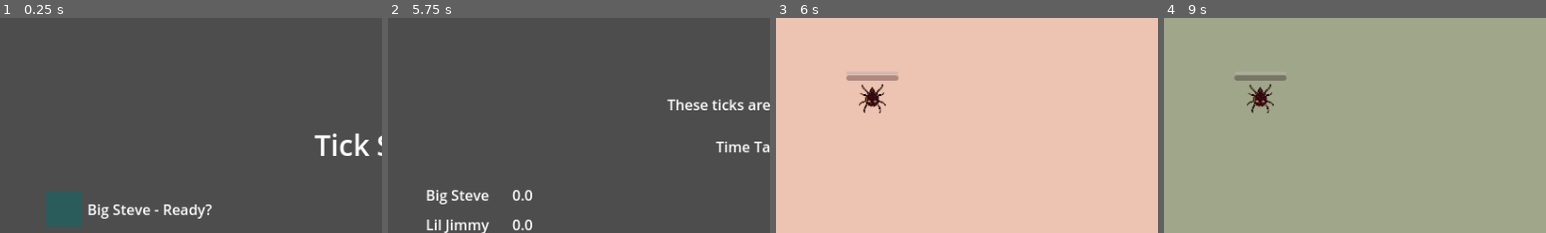
Above: before the commit, frames 1-4 (left to right).
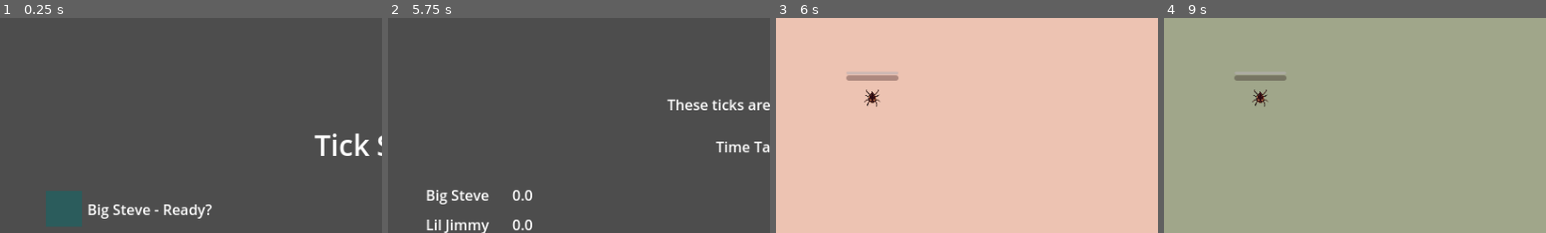
Above: after the commit, the same moments.

Repository: Topech/tick-souls
Game: Godot game, scene res://main_scene.tscn
Same seed, same stepped clock (60 frames per second), same inputs: the game is played once before the commit and once after it.
Inputs:
- Up to frame 1 (0.25 s): no input
- Up to frame 2 (5.75 s): click "Start" at 0.5 s; click "Start" at 1.25 s; click "BOSS!" at 2 s; click "BOSS!" at 2.75 s; click "BOSS!" at 3.5 s; click "Start" at 4.25 s; tap Enter (ui_accept) at 5, 5.27 s; hold P from 5.03 s (still down)
- Up to frame 3 (6 s): release P at 5.75 s; click "Continue" at 5.75 s
- Up to frame 4 (9 s): tap Enter (ui_accept) at 6.5, 6.77, 8 s; tap P at 6.6 s; click "Continue" at 7.25 s; hold P 8.03-8.75 s; click "Continue" at 8.75 s
The pictures show only the part of the screen within x 0-50%, y 0-50%; the shares and areas given below are measured in that part.

Frames 1-2 are identical in both runs. In frame 3, 0.4% of the frame differs, in the area x 21-29%, y 30-45%; in frame 4, 0.4%.

Commit message:
feat: scale tick size with blood bar metric

Diff:
--- a/player/player.gd
+++ b/player/player.gd
@@ -25,6 +25,10 @@
 	states.ROLLING: [states.IDLE, states.WALKING, states.SUCKING],
 	states.TWEEZED: SpecialStateTransistions.NONE,
 }
+
+
+const TICK_SIZE_MIN_SCALE: Vector2 = Vector2(0.3, 0.3);
+const TICK_SIZE_MAX_SCALE: Vector2 = Vector2(1.0, 1.0);
 
 
 func validate_state_machine(states_: Dictionary, transitions_: Dictionary) -> Error:
@@ -98,6 +102,10 @@
 @onready var blood_bar = $BloodProgressBar
 @onready var roll_cooldown_bar = $RollCooldownBar
 
+# collision and sprite nodes
+@onready var sprite: Sprite2D = $VisualBody2d/Sprite2D
+@onready var collision_shape: CollisionShape2D = $VisualBody2d/VisualCollision2D
+@onready var visual_body: StaticBody2D = $VisualBody2d
 
 func _ready() -> void:
 	if validate_state_machine(states, transitions) != OK:
@@ -204,6 +212,7 @@
 
 	# update UI
 	blood_bar.value = metrics.blood
+	update_tick_size()
 
 	roll_cooldown_bar.value = (
 		100 - (
@@ -215,3 +224,9 @@
 
 func tweeze():
 	tweeze_event.trigger()
+
+
+func update_tick_size():
+	var blood_ratio = metrics.blood / 100.0  # assuming blood is 0-100
+	var new_scale = TICK_SIZE_MIN_SCALE.lerp(TICK_SIZE_MAX_SCALE, blood_ratio)
+	visual_body.scale = new_scale
--- a/player/player.tscn
+++ b/player/player.tscn
@@ -43,7 +43,6 @@
 
 [node name="Sprite2D" type="Sprite2D" parent="VisualBody2d"]
 position = Vector2(0, 2)
-scale = Vector2(0.520315, 0.520315)
 texture = ExtResource("3_ebec5")
 
 [node name="VisualCollision2d" type="CollisionShape2D" parent="VisualBody2d"]
